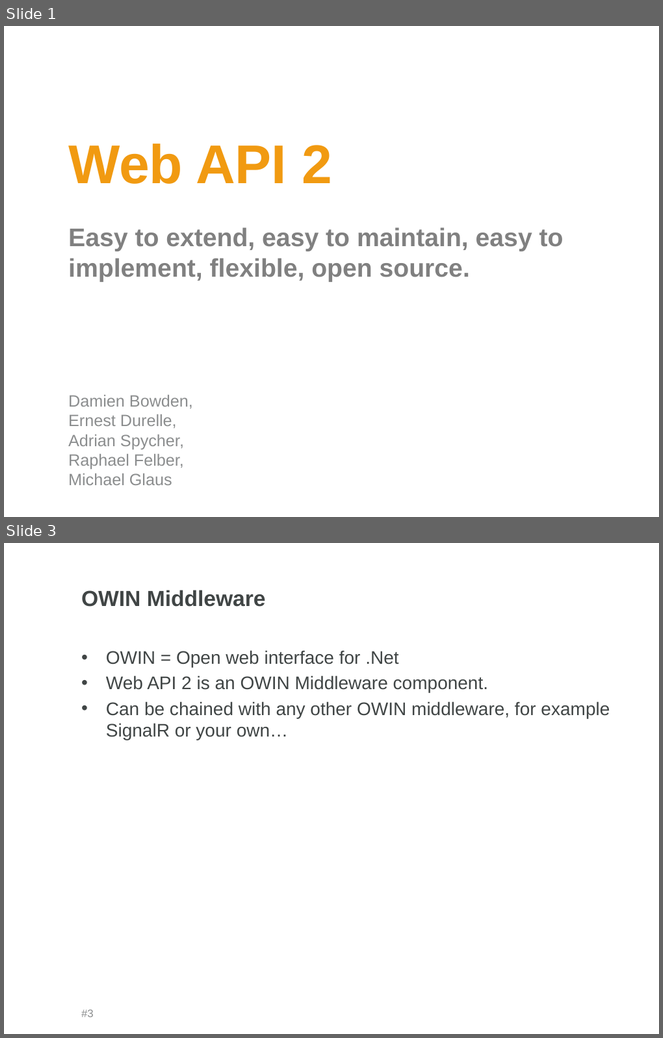
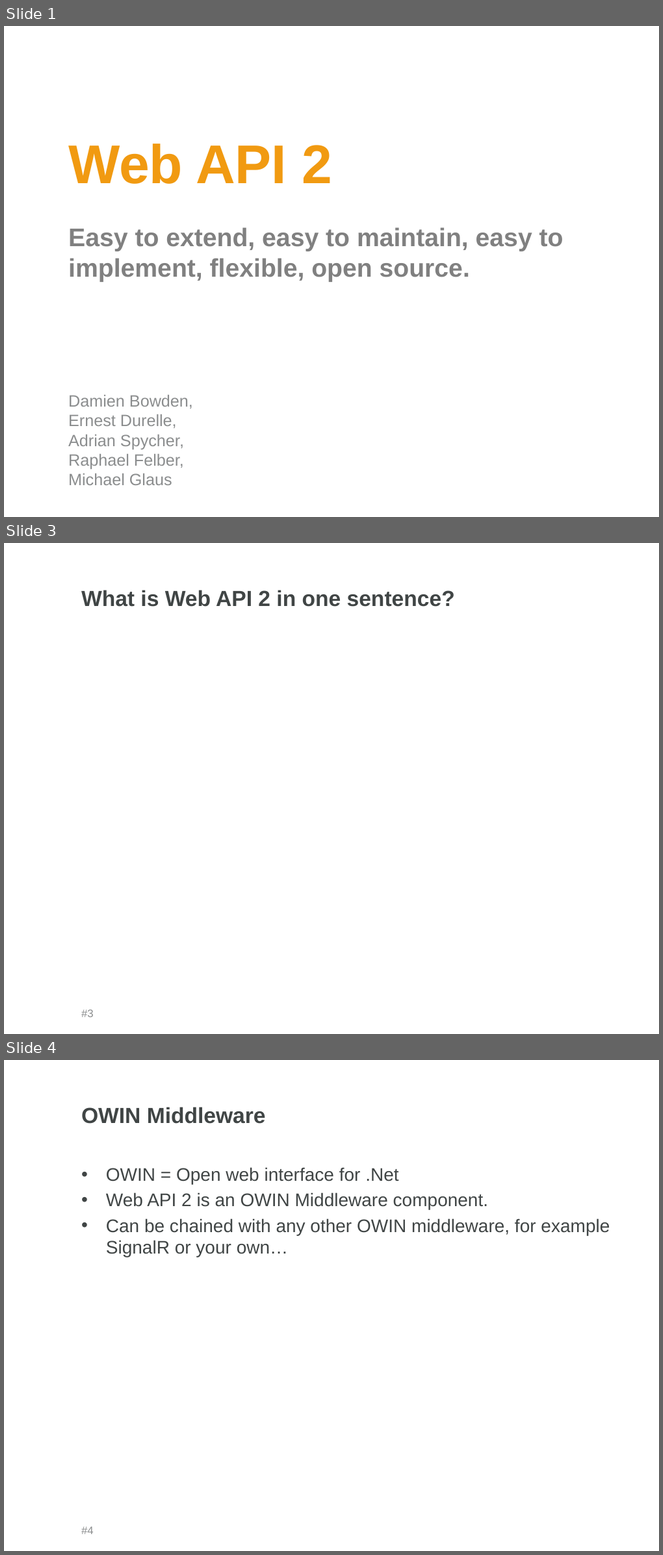
Before and after one commit to rfe-nosi/WebAPI, a slide deck: WebAPI_Short.pptx. Shown one above the other, each under a label of ours: slides 1 and 3 before the commit, slides 1, 3 and 4 after it; the slides between them are not shown. The pictures are 663x1038 and 663x1555 pixels, drawn with LibreOffice and Linux fonts; fonts in the diff are those of the drawing; background and template pictures are left out. Boxes give left, top, right and bottom in pixels: in the first picture for what was removed or moved away, otherwise in the second. Text is boxed around its words. In the diff, an @@ line names an element or a change of style, - is before the commit and + after.

```diff
--- a/WebAPI_Short.pptx
+++ b/WebAPI_Short.pptx
@@ slide 3 added at (4,543,659,1034), background #FFFFFF @@
@@ title added at (81,590,455,607), 24 pt, text #404545, bold @@
+What is Web API 2 in one sentence?
@@ page number added at (81,1010,94,1017), 12 pt, text #8B8D8E @@
+#3
@@ what was slide 3 is now slide 4 @@
@@ page number at (81,1527,94,1534): text changed @@
-#3
+#4
```
Also in this commit, not shown: 1 slide changed.
